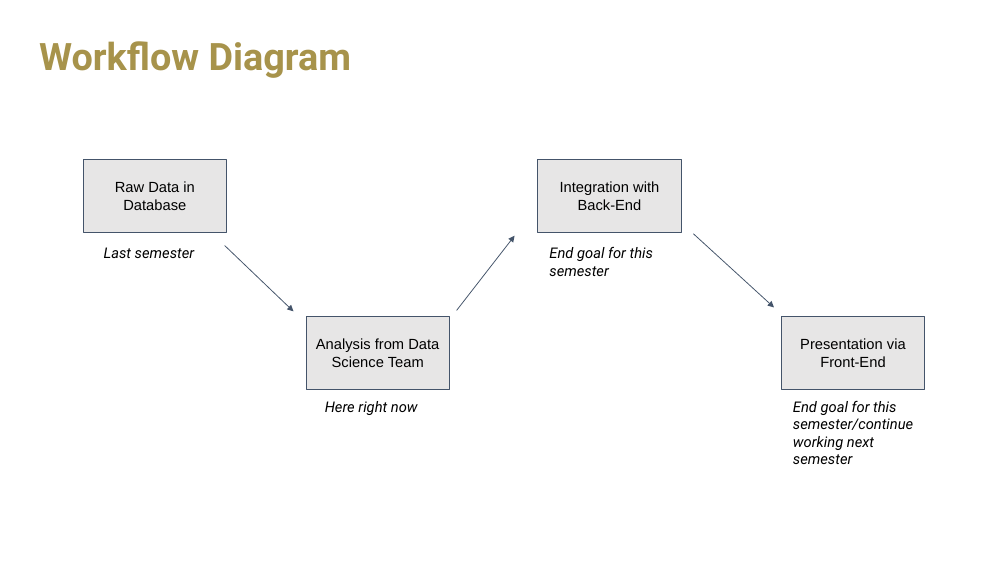
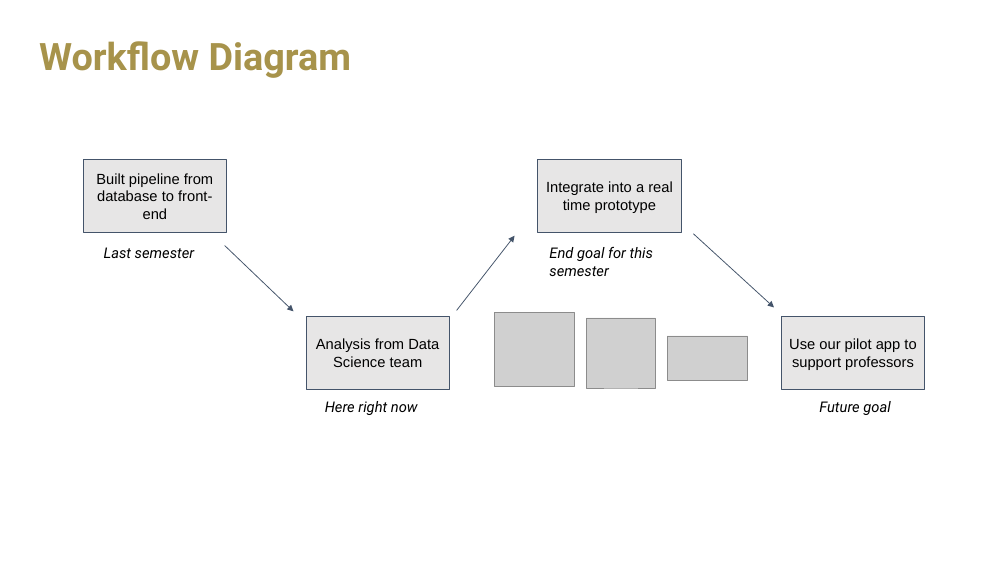
Before and after one commit to saloni-agshiker/DataDrivenEducationLab, a slide deck: slide 21 of spring-2022/presentations/VIP Presentation 1.pptx (slide 22 before the commit). Drawn at 1008x567 pixels with LibreOffice and Linux fonts; fonts in the diff are those of the drawing; grey boxes stand for pictures; background and template pictures are left out. Boxes give left, top, right and bottom in pixels: in the first picture for what was removed or moved away, otherwise in the second. Text is boxed around its words. In the diff, an @@ line names an element or a change of style, - is before the commit and + after.

```diff
--- a/spring-2022/presentations/VIP Presentation 1.pptx
+++ b/spring-2022/presentations/VIP Presentation 1.pptx
@@ text in rectangle at (96,173,213,219): text changed @@
-Raw Data in Database
+Built pipeline from database to front-end
@@ text in rectangle at (546,181,673,213): text changed @@
-Integration with Back-End
+Integrate into a real time prototype
@@ picture added at (495,313,575,386) @@
@@ picture added at (587,318,656,389) @@
@@ text in rectangle at (316,338,439,367): text changed @@
-Analysis from Data Science Team
+Analysis from Data Science team
@@ picture added at (668,336,749,380) @@
@@ text in rectangle at (789,338,916,370): text changed @@
-Presentation via Front-End
+Use our pilot app to support professors
@@ text removed at (793,400,913,464) @@
-End goal for this semester/continue working next semester
@@ text added at (819,401,890,415), 14 pt, text #000000, italic @@
+Future goal
```
Also in this commit, not shown: 7 other slides changed, 12 slides added, 13 slides removed, 11 other files.
